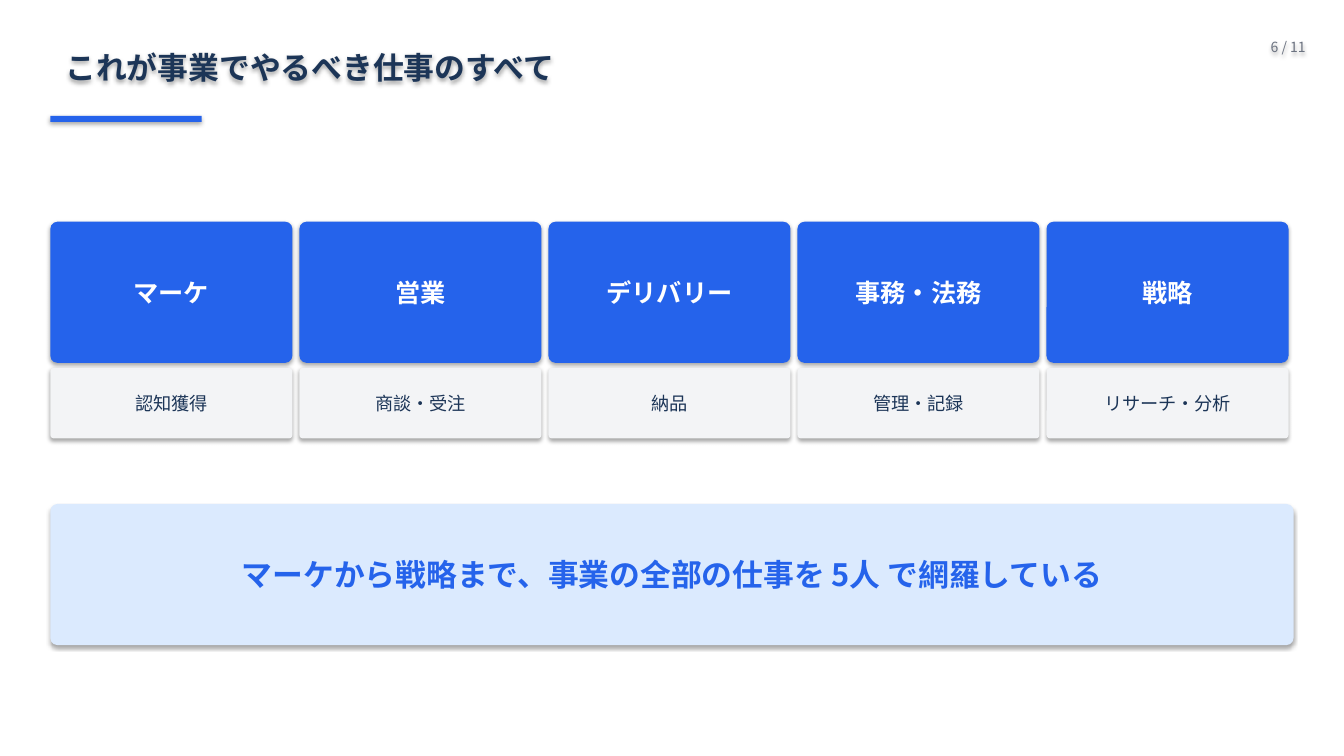
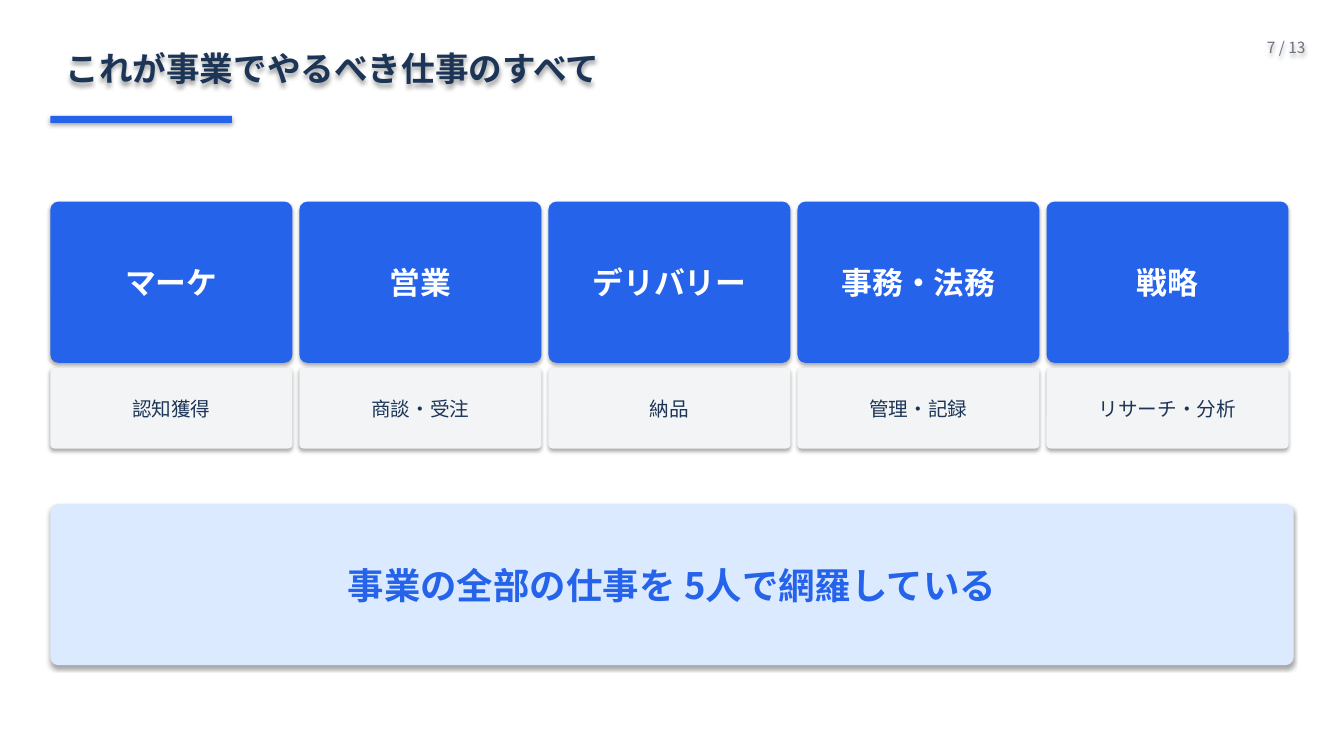
Before and after one commit to Ryunosuke-Okawa/Ryunosuke-n1, a slide deck: slide 7 of strategy/AI社員5人_発表_20260426.pptx (slide 6 before the commit). Drawn at 1344x756 pixels with LibreOffice and Linux fonts; fonts in the diff are those of the drawing. Boxes give left, top, right and bottom in pixels: in the first picture for what was removed or moved away, otherwise in the second. Text is boxed around its words. In the diff, an @@ line names an element or a change of style, - is before the commit and + after.

```diff
--- a/strategy/AI社員5人_発表_20260426.pptx
+++ b/strategy/AI社員5人_発表_20260426.pptx
@@ text "これが事業でやるべき仕事のすべて" at (x1=65, y1=52, x2=599, y2=87): size 22 to 24 pt @@
@@ text at (x1=1267, y1=41, x2=1305, y2=53): text changed; size 10 to 11 pt @@
-6 / 11
+7 / 13
@@ rectangle resized from (x1=50, y1=116, x2=202, y2=122) to (x1=50, y1=116, x2=232, y2=123) @@
@@ rounded rectangle "マーケ" resized from (x1=50, y1=222, x2=292, y2=363) to (x1=50, y1=202, x2=292, y2=363) @@
@@ rounded rectangle "営業" resized from (x1=299, y1=222, x2=541, y2=363) to (x1=299, y1=202, x2=541, y2=363) @@
@@ rounded rectangle "デリバリー" resized from (x1=548, y1=222, x2=790, y2=363) to (x1=548, y1=202, x2=790, y2=363) @@
@@ rounded rectangle "事務・法務" resized from (x1=798, y1=222, x2=1040, y2=363) to (x1=798, y1=202, x2=1040, y2=363) @@
@@ size 18 to 22 pt in 5 elements at (x1=50, y1=202, x2=292, y2=363), (x1=299, y1=202, x2=541, y2=363), (x1=548, y1=202, x2=790, y2=363), (x1=798, y1=202, x2=1040, y2=363), (x1=1047, y1=202, x2=1289, y2=363) @@
@@ rounded rectangle "戦略" resized from (x1=1047, y1=222, x2=1289, y2=363) to (x1=1047, y1=202, x2=1289, y2=363) @@
@@ rounded rectangle "認知獲得" resized from (x1=50, y1=368, x2=292, y2=439) to (x1=50, y1=368, x2=292, y2=449) @@
@@ rounded rectangle "商談・受注" resized from (x1=299, y1=368, x2=541, y2=439) to (x1=299, y1=368, x2=541, y2=449) @@
@@ rounded rectangle "納品" resized from (x1=548, y1=368, x2=790, y2=439) to (x1=548, y1=368, x2=790, y2=449) @@
@@ rounded rectangle "管理・記録" resized from (x1=798, y1=368, x2=1040, y2=439) to (x1=798, y1=368, x2=1040, y2=449) @@
@@ size 13 to 14 pt in 5 elements at (x1=50, y1=368, x2=292, y2=449), (x1=299, y1=368, x2=541, y2=449), (x1=548, y1=368, x2=790, y2=449), (x1=798, y1=368, x2=1040, y2=449), (x1=1047, y1=368, x2=1289, y2=449) @@
@@ rounded rectangle "リサーチ・分析" resized from (x1=1047, y1=368, x2=1289, y2=439) to (x1=1047, y1=368, x2=1289, y2=449) @@
@@ rounded rectangle "事業の全部の仕事を 5人で網羅している" resized from (x1=50, y1=504, x2=1294, y2=645) to (x1=50, y1=504, x2=1294, y2=665) @@
@@ text in rounded rectangle at (x1=348, y1=568, x2=996, y2=603): text changed; size 22 to 26 pt @@
-マーケから戦略まで、事業の全部の仕事を 5人 で網羅している
+事業の全部の仕事を 5人で網羅している
```
Also in this commit, not shown: 8 other slides changed, 4 slides added, 2 slides removed, 1 other file.
